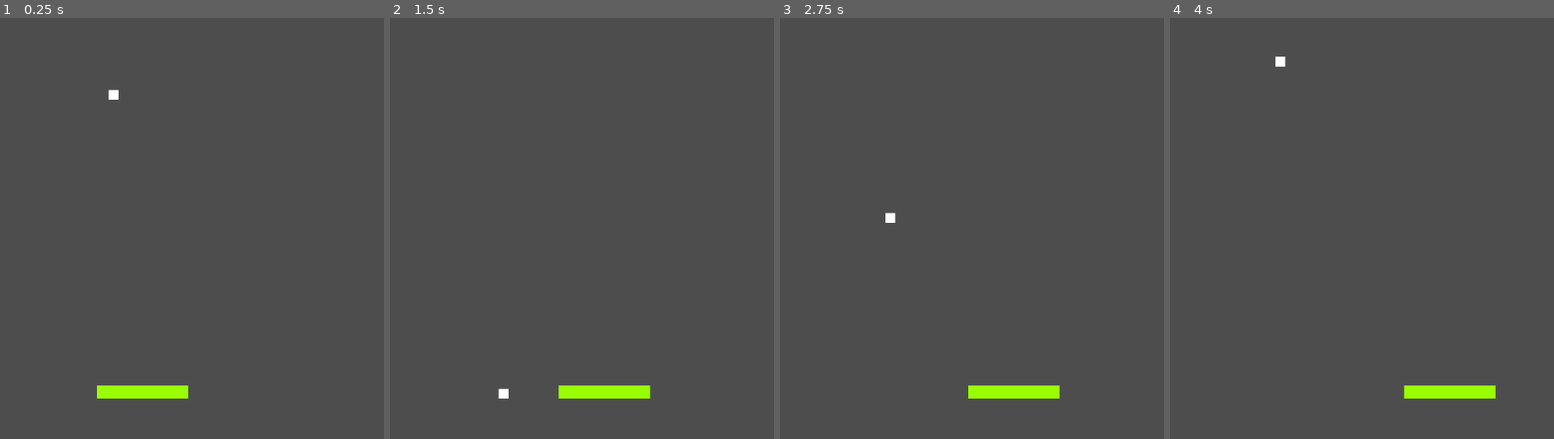
Above: before the commit, frames 1-4 (left to right).
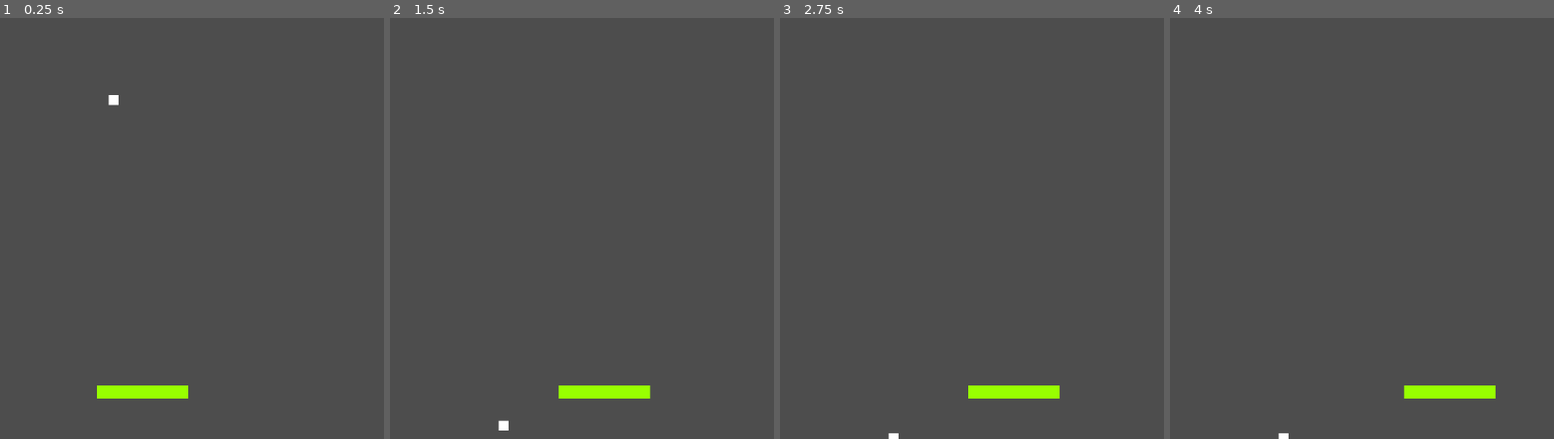
Above: after the commit, the same moments.

Repository: PiaBO/20GamesChallengeGodot
Game: Godot game, scene res://escenas/main.tscn
Two runs of this game, one before a commit and one after it. Both use one fixed random seed, a clock stepped at 60 frames per second and the inputs below.
Inputs:
- Up to frame 1 (0.25 s): no input
- Up to frame 2 (1.5 s): hold Right (ui_right) 0.53-1.28 s; hold Left (ui_left) from 1.28 s (still down)
- Up to frame 3 (2.75 s): release Left (ui_left) at 2.03 s; hold Right (ui_right) from 2.03 s (still down)
- Up to frame 4 (4 s): tap Enter at 2.75 s; tap Space at 3.5 s; release Right (ui_right) at 3.53 s; hold Left (ui_left) from 3.53 s (still down)

The runs differ from the first frame. In frame 1, less than 0.1% of the frame differs, in the area x 28-31%, y 16-21%; in frame 2, 0.1%, in the area x 28-31%, y 87-98%; in frame 3, 0.1%; in frame 4, 0.1%.

Commit message:
TODO: rebote pelota

Diff:
--- a/2/breakout/escenas/pelota.gd
+++ b/2/breakout/escenas/pelota.gd
@@ -1,13 +1,37 @@
 extends RigidBody2D
 
-var acelearcion := 1.0
+var acelearcion := 200.0
+var direccion : Vector2
 
 func _ready() -> void:
 	position.x = GameManager.ANCHO_PANTALLA / 2
 	position.y = 20
 
-	linear_velocity = Vector2(0,400)
+	direccion = Vector2(0,1)
 
-# Called every frame. 'delta' is the elapsed time since the previous frame.
-func _process(delta: float) -> void:
-	pass
+func _physics_process(delta: float) -> void:
+	var collision = move_and_collide(direccion * acelearcion * delta)
+	var collider
+
+	if collision:
+		acelearcion += 0.050
+		collider = collision.get_collider()
+		#direccion = direccion_rebote(collider)
+		direccion *= Vector2(-1,1)
+	move_and_collide(direccion * acelearcion * delta)
+
+
+func direccion_rebote(collider):
+	var pelotaX = position.x
+	var jugadorX = collider.position.x
+	var dist = pelotaX - jugadorX
+	var new_dir = Vector2()
+
+	if direccion.x > 0:
+		new_dir.x= -1
+	else:
+		new_dir.x = 1
+
+	new_dir *= direccion
+
+	return new_dir.normalized()
